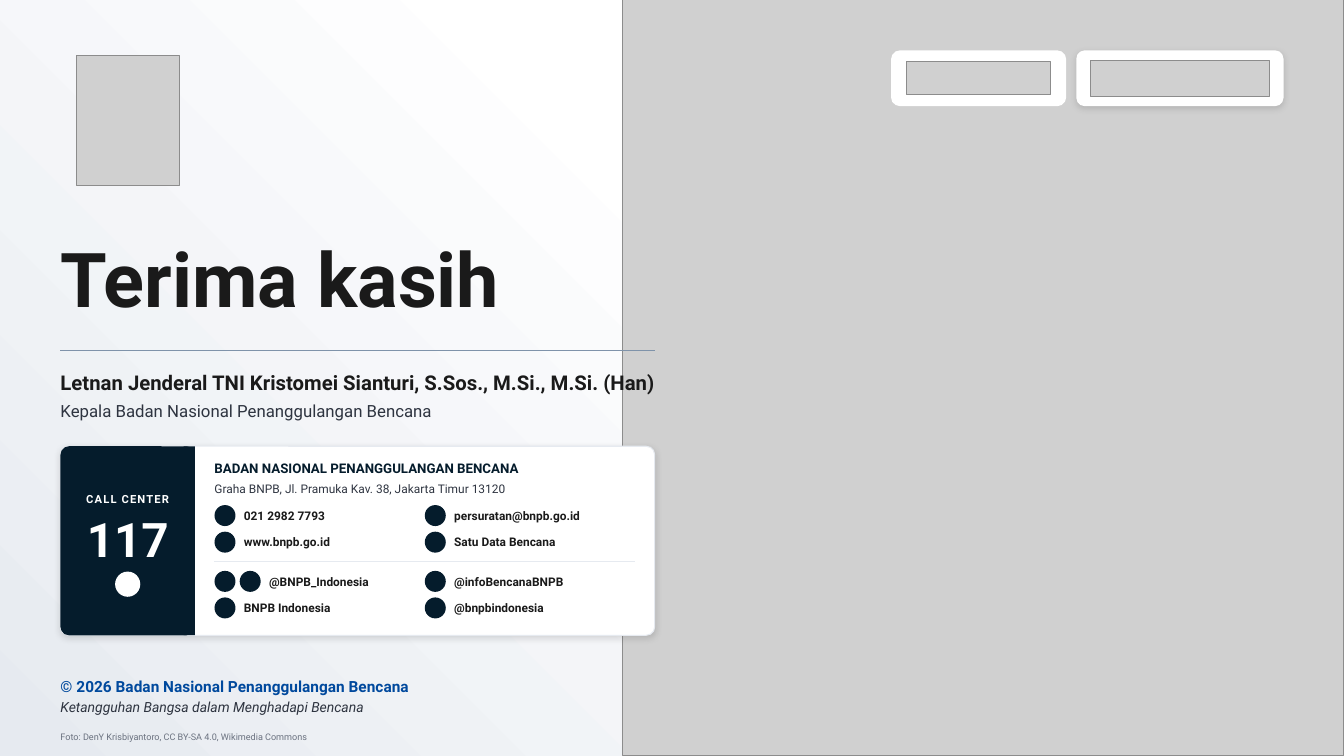
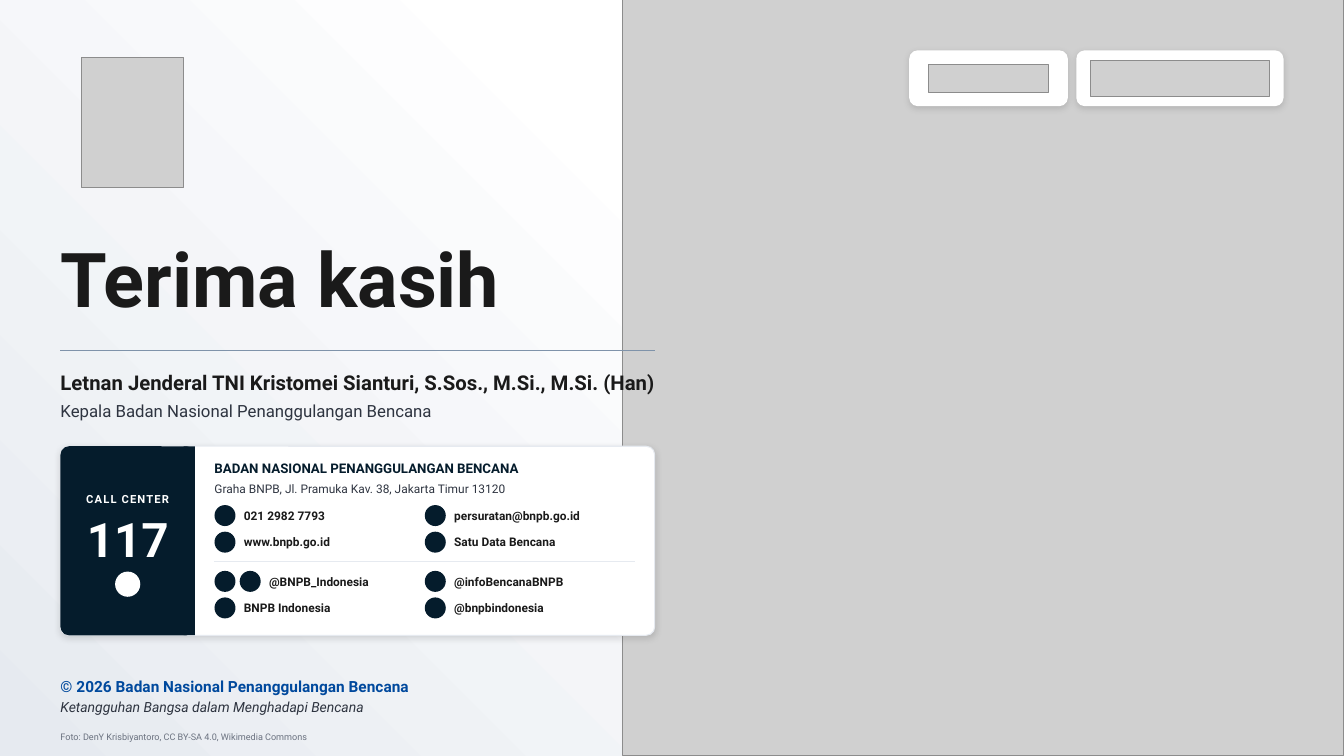
Before and after one commit to terasurbannetwork/poskokarhutla, a slide deck: slide 6 of data/laporan-bnpb/harian-2026-11-02/Laporan Kejadian Bencana Harian 021126.pptx. Drawn at 1344x756 pixels with LibreOffice and Linux fonts; fonts in the diff are those of the drawing; grey boxes stand for pictures; background and template pictures are left out. Boxes give left, top, right and bottom in pixels: in the first picture for what was removed or moved away, otherwise in the second. Text is boxed around its words. In the diff, an @@ line names an element or a change of style, - is before the commit and + after.

```diff
--- a/data/laporan-bnpb/harian-2026-11-02/Laporan Kejadian Bencana Harian 021126.pptx
+++ b/data/laporan-bnpb/harian-2026-11-02/Laporan Kejadian Bencana Harian 021126.pptx
@@ picture: place and size @@
-picture at [77,56,179,187]
+picture at [81,57,184,188]
@@ rounded rectangle: place and size @@
-rounded rectangle at [891,50,1067,106]
+rounded rectangle at [909,50,1068,106]
@@ rounded rectangle at [909,50,1068,106]: shadow on; proportions changed @@
@@ picture: place and size @@
-picture at [907,62,1052,95]
+picture at [929,65,1049,93]
```
Also in this commit, not shown: 3 other slides changed, 44 other files.
